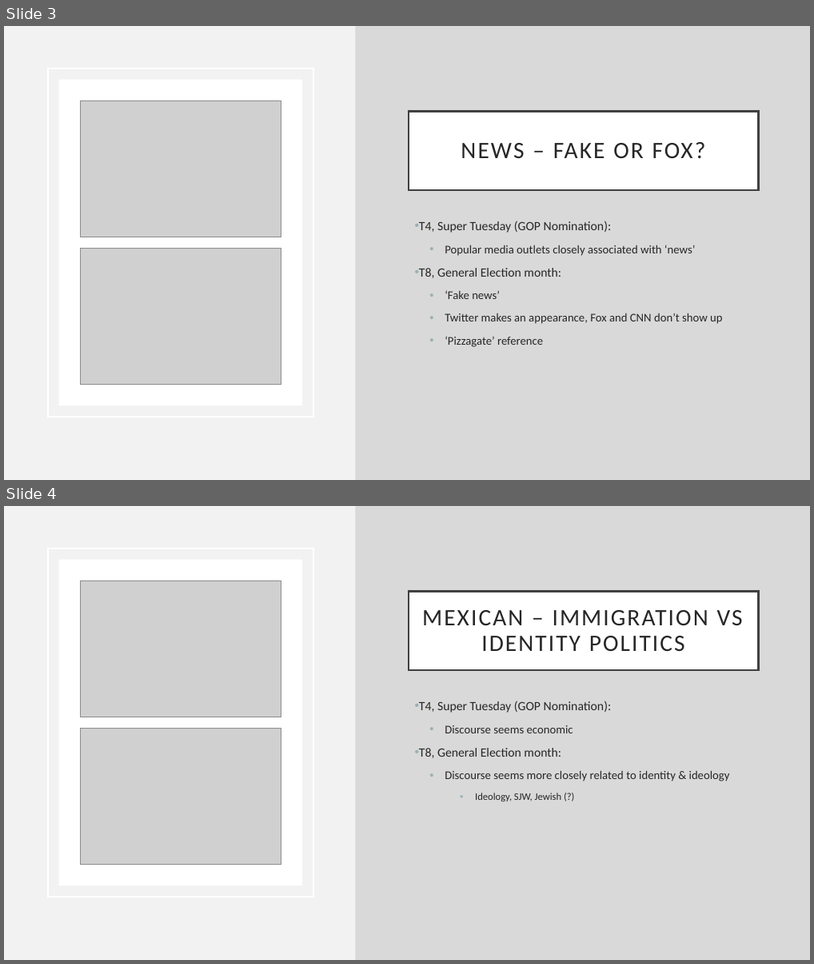
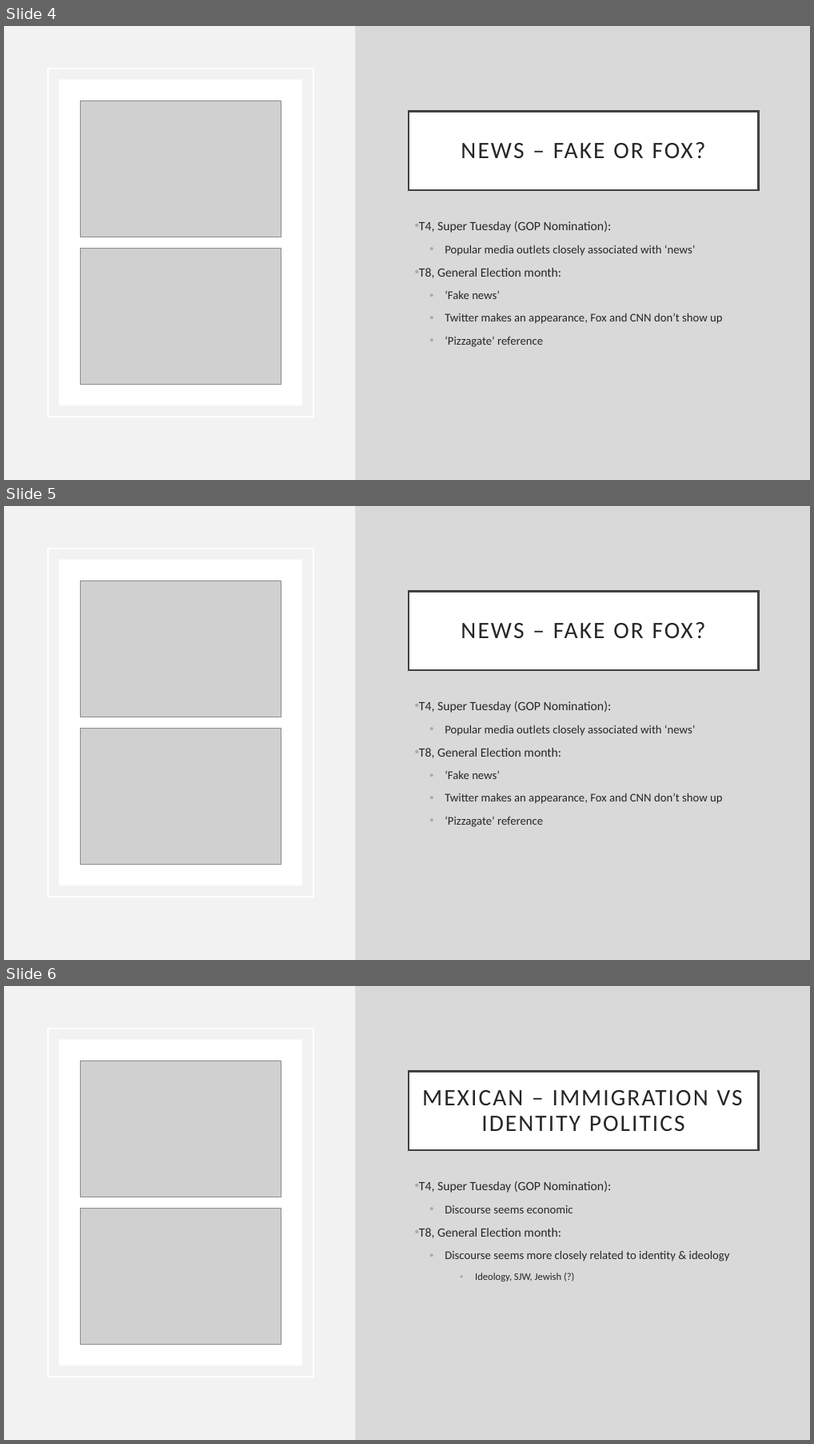
Before and after one commit to adarshmathew/Content-Analysis-2020, a slide deck: code_presentation/embeddings.pptx. Shown one above the other, each under a label of ours: slides 3 and 4 before the commit, slides 4, 5 and 6 after it. The pictures are 814x964 and 814x1444 pixels, drawn with LibreOffice and Linux fonts; fonts in the diff are those of the drawing; grey boxes stand for pictures. Boxes give left, top, right and bottom in pixels: in the first picture for what was removed or moved away, otherwise in the second. Text is boxed around its words. In the diff, an @@ line names an element or a change of style, - is before the commit and + after.

```diff
--- a/code_presentation/embeddings.pptx
+++ b/code_presentation/embeddings.pptx
@@ slide 5 added at bbox=[4, 506, 810, 960], background #F2F2F2; not listed: 1 template element that a slide beside it also shows @@
@@ rectangle added at bbox=[355, 506, 810, 960], fill #D9D9D9 @@
@@ rectangle added at bbox=[48, 548, 314, 896], outline #FFFFFF 2.5 pt @@
@@ rectangle added at bbox=[59, 560, 303, 885], fill #FFFFFF @@
@@ picture added at bbox=[80, 580, 282, 717] @@
@@ title added at bbox=[409, 592, 759, 670], fill #FFFFFF, outline #404040 2.5 pt, 28 pt, text #262626 @@
+NEWS – FAKE OR FOX?
@@ text added at bbox=[419, 700, 722, 827], 14 pt, text #262626 @@
+• T4, Super Tuesday (GOP Nomination):
+  • Popular media outlets closely associated with ‘news’
+• T8, General Election month:
+  • ‘Fake news’
+  • Twitter makes an appearance, Fox and CNN don’t show up
+  • ‘Pizzagate’ reference
@@ picture added at bbox=[80, 728, 282, 864] @@
@@ what was slide 3 is now slide 4 @@
@@ what was slide 4 is now slide 6 @@
```
Also in this commit, not shown: 3 slides changed, 8 other slides added, 1 slide removed, 2 other files.
